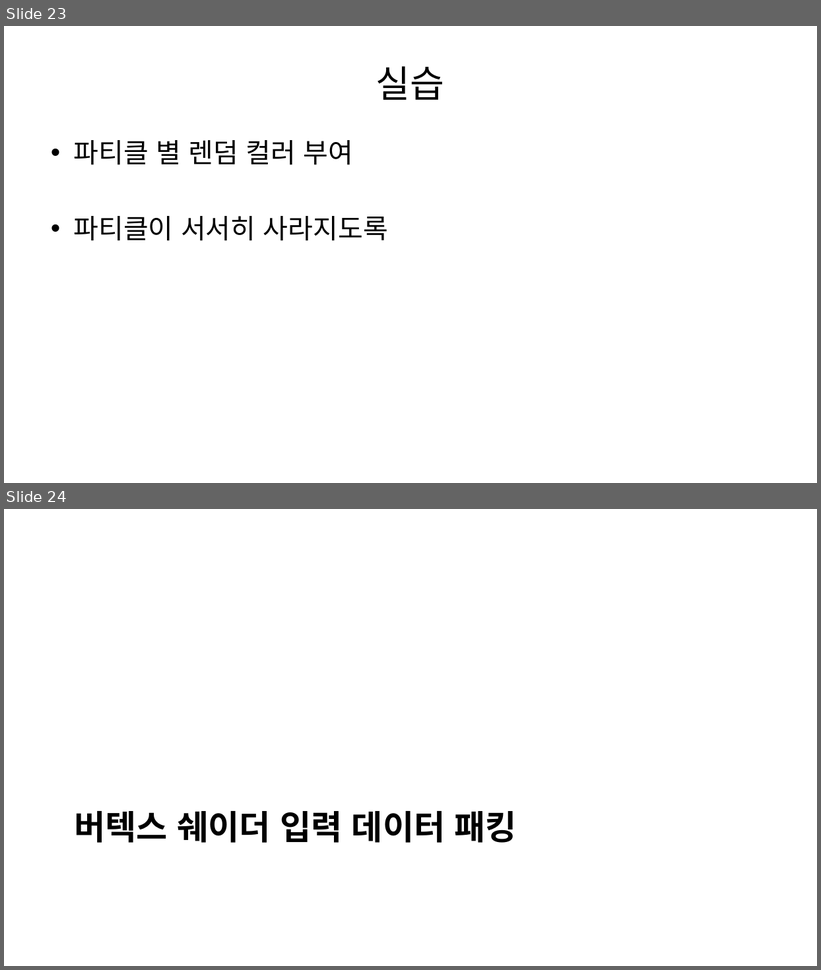
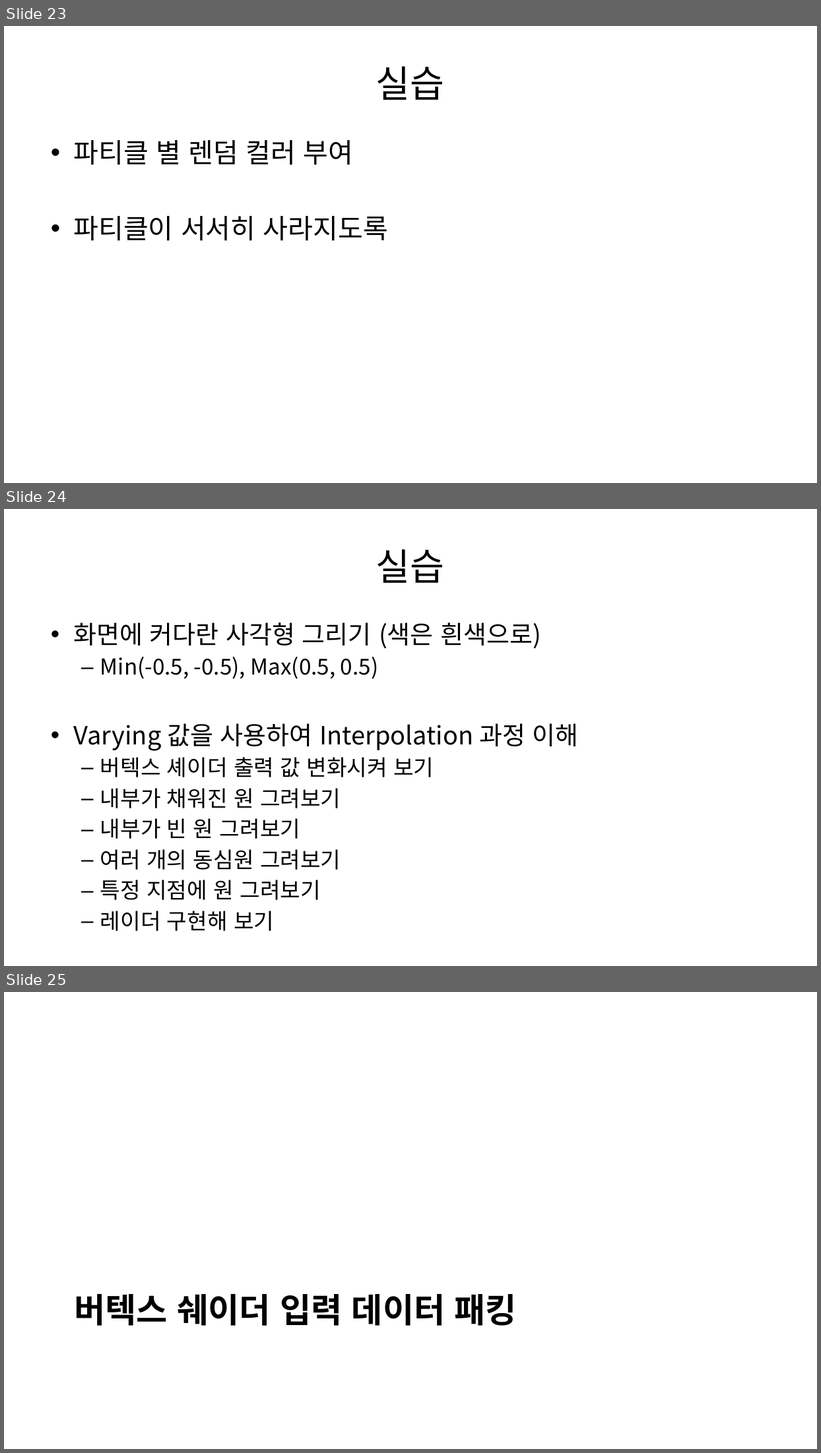
Before and after one commit to tailer2000/Shader, a slide deck: 강의/Lecture4.pptx. Shown one above the other, each under a label of ours: slides 23 and 24 before the commit, slides 23, 24 and 25 after it. The pictures are 821x970 and 821x1453 pixels, drawn with LibreOffice and Linux fonts; fonts in the diff are those of the drawing. Boxes give left, top, right and bottom in pixels: in the first picture for what was removed or moved away, otherwise in the second. Text is boxed around its words. In the diff, an @@ line names an element or a change of style, - is before the commit and + after.

```diff
--- a/강의/Lecture4.pptx
+++ b/강의/Lecture4.pptx
@@ slide 24 added at (x1=4, y1=509, x2=817, y2=966), background #FFFFFF @@
@@ title added at (x1=376, y1=549, x2=445, y2=583), 44 pt, text #000000 @@
+실습
@@ text added at (x1=73, y1=623, x2=579, y2=931), 25.9 pt, text #000000 @@
+• 화면에 커다란 사각형 그리기 (색은 흰색으로)
+  – Min(-0.5, -0.5), Max(0.5, 0.5)
+• Varying 값을 사용하여 Interpolation 과정 이해
+  – 버텍스 셰이더 출력 값 변화시켜 보기
+  – 내부가 채워진 원 그려보기
+  – 내부가 빈 원 그려보기
+  – 여러 개의 동심원 그려보기
+  – 특정 지점에 원 그려보기
+  – 레이더 구현해 보기
@@ what was slide 24 is now slide 25 @@
```
Also in this commit, not shown: 6 other files.
